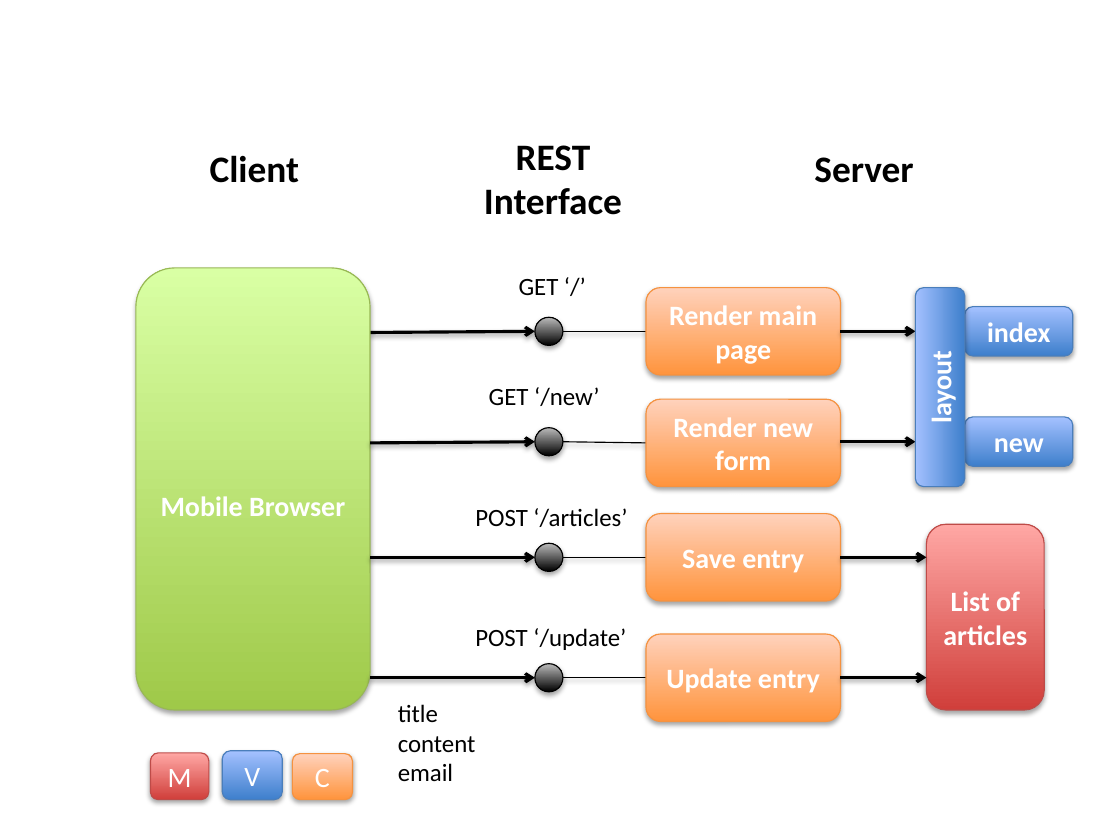
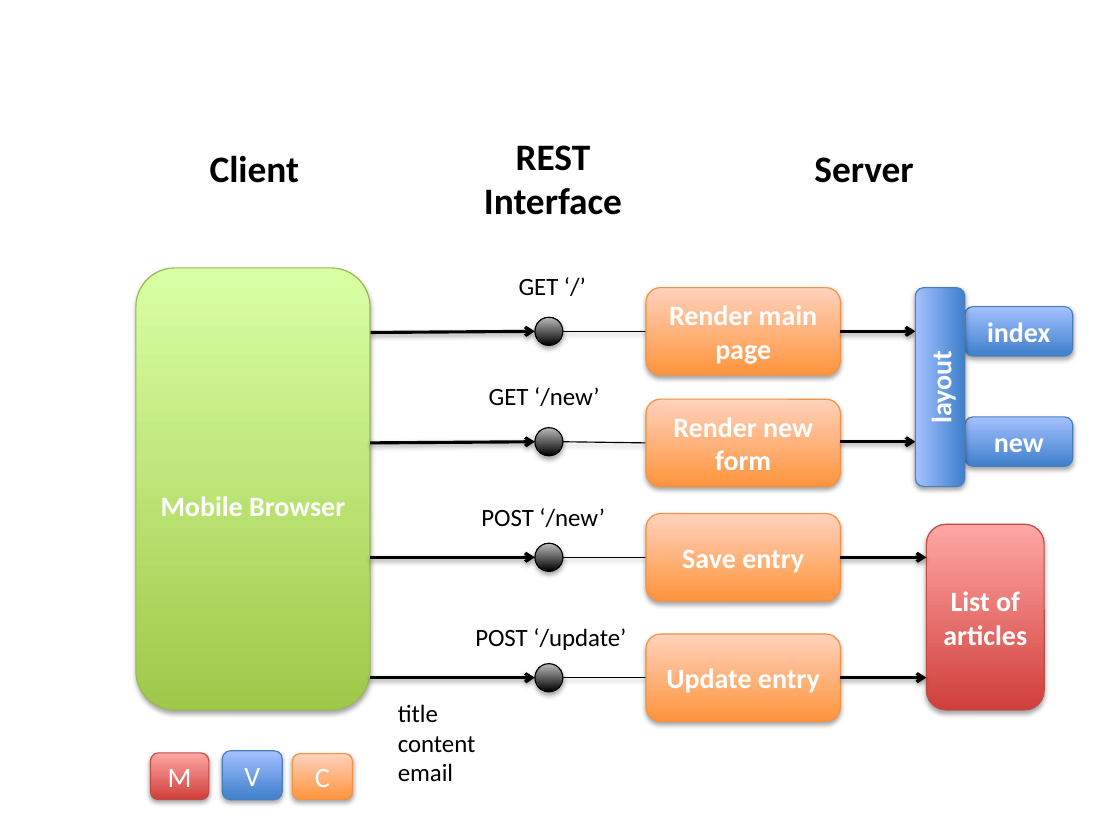
Before and after one commit to clody69/MobileWebApps, a slide deck: slide 8 of docs/diagrams.pptx. Drawn at 1120x840 pixels with LibreOffice and Linux fonts; fonts in the diff are those of the drawing. Boxes give left, top, right and bottom in pixels: in the first picture for what was removed or moved away, otherwise in the second. Text is boxed around its words. In the diff, an @@ line names an element or a change of style, - is before the commit and + after.

```diff
--- a/docs/diagrams.pptx
+++ b/docs/diagrams.pptx
@@ text at box(481, 508, 605, 527): text changed @@
-POST ‘/articles’
+POST ‘/new’
```
Also in this commit, not shown: 3 other slides changed, 4 slides added, 7 other files.
